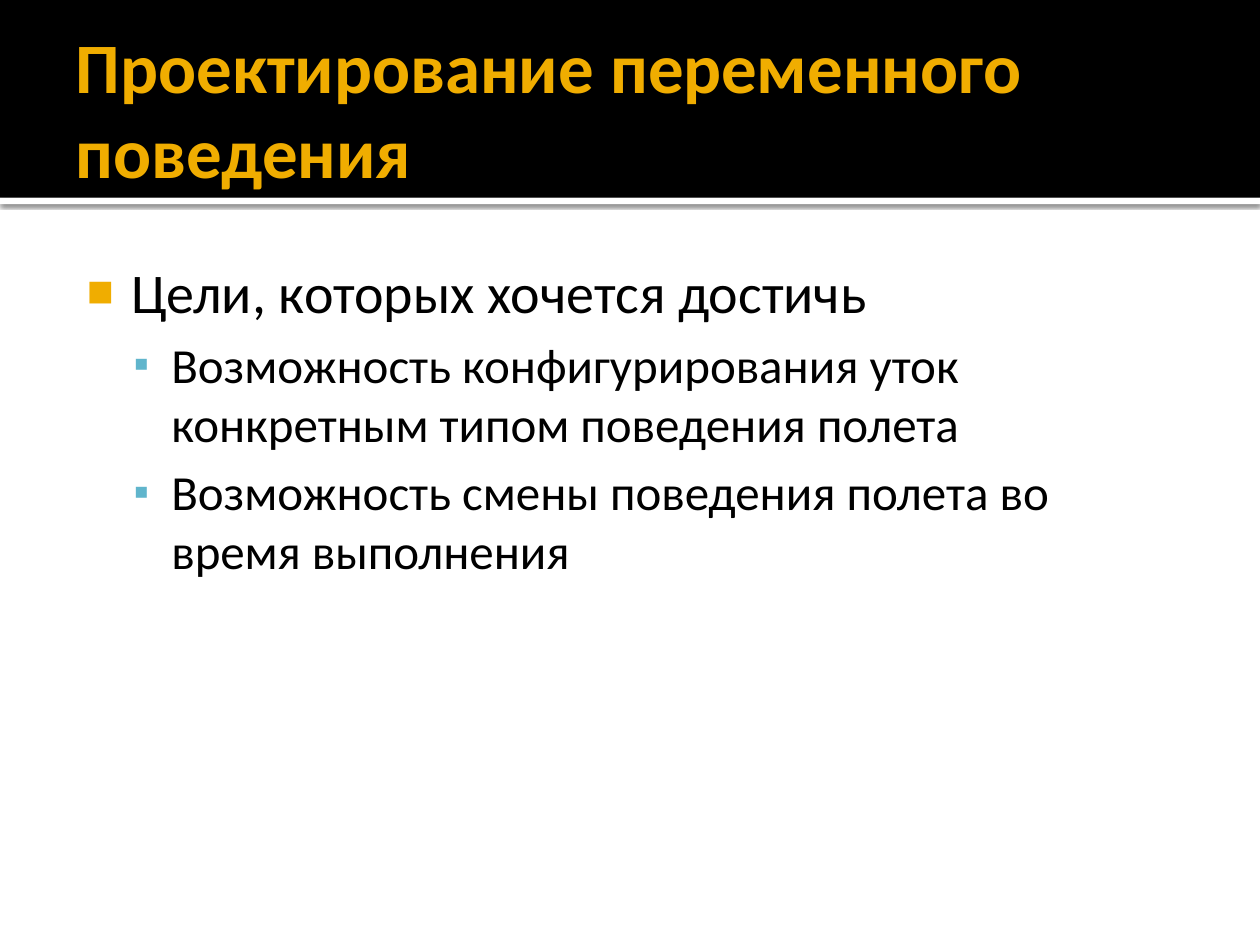
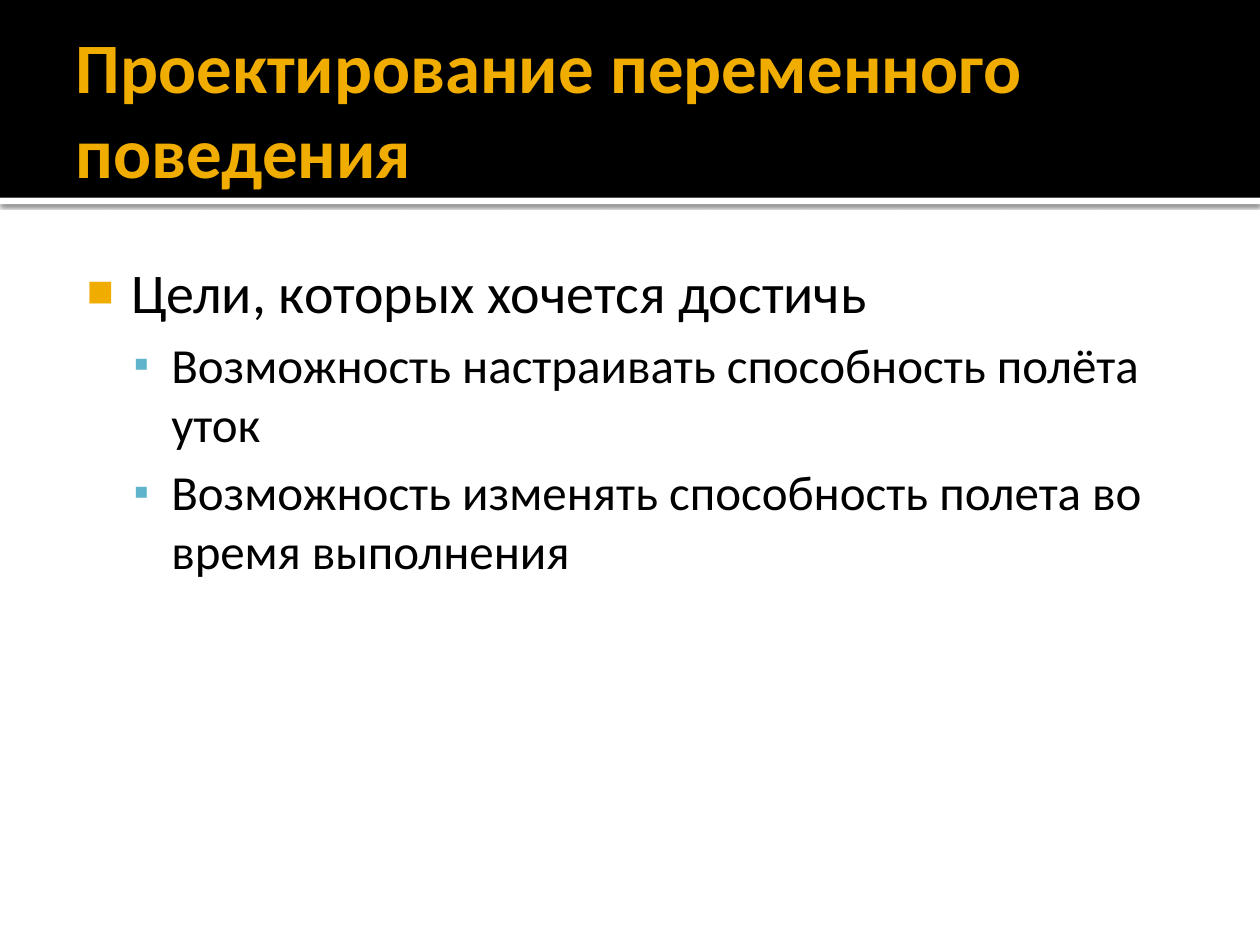
Before and after one commit to alexey-malov/ood, a slide deck: slide 14 of lectures/01.strategy/strategy.pptx (slide 20 before the commit). Drawn at 1260x945 pixels with LibreOffice and Linux fonts; fonts in the diff are those of the drawing. Boxes give left, top, right and bottom in pixels: in the first picture for what was removed or moved away, otherwise in the second. Text is boxed around its words. In the diff, an @@ line names an element or a change of style, - is before the commit and + after.

```diff
--- a/lectures/01.strategy/strategy.pptx
+++ b/lectures/01.strategy/strategy.pptx
@@ text at [171,349,1141,577]: text changed @@
-  ▪ Возможность конфигурирования уток конкретным типом поведения полета
-  ▪ Возможность смены поведения полета во время выполнения
+  ▪ Возможность настраивать способность полёта уток
+  ▪ Возможность изменять способность полета во время выполнения
```
Also in this commit, not shown: 9 other slides changed, 2 slides added, 7 slides removed, 2 other files.
